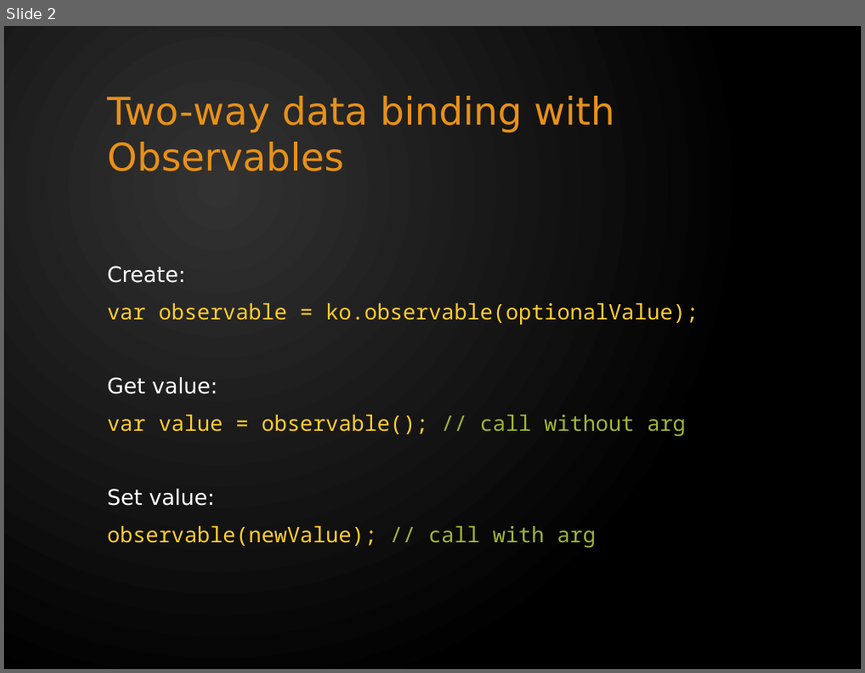
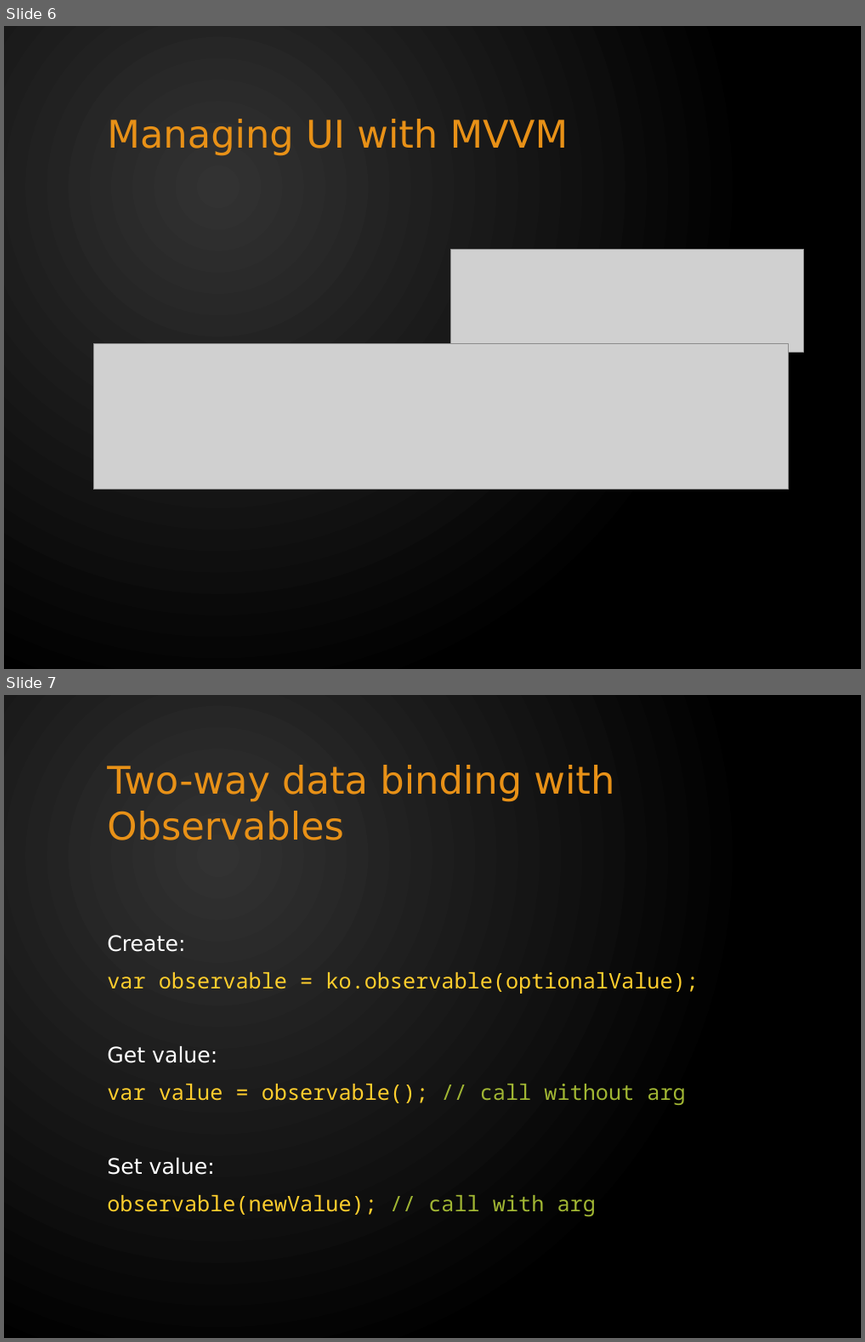
Before and after one commit to tomas-skalicky/c24.PizzaDiNoccatello, a slide deck: docs/Knockout - Quick Intro.pptx. Shown one above the other, each under a label of ours: slide 2 before the commit, slides 6 and 7 after it. The pictures are 865x673 and 865x1342 pixels, drawn with LibreOffice and Linux fonts; fonts in the diff are those of the drawing; grey boxes stand for pictures. Boxes give left, top, right and bottom in pixels: in the first picture for what was removed or moved away, otherwise in the second. Text is boxed around its words. In the diff, an @@ line names an element or a change of style, - is before the commit and + after.

```diff
--- a/docs/Knockout - Quick Intro.pptx
+++ b/docs/Knockout - Quick Intro.pptx
@@ slide 6 added at (x1=4, y1=26, x2=861, y2=669), background gradient #323232 to #000000 @@
@@ title added at (x1=107, y1=119, x2=568, y2=156), 32 pt, text #E89117 @@
+Managing UI with MVVM
@@ picture added at (x1=451, y1=249, x2=803, y2=352) @@
@@ picture added at (x1=93, y1=344, x2=788, y2=489) @@
@@ what was slide 2 is now slide 7 @@
```
Also in this commit, not shown: 22 other slides added, 5 slides removed.
